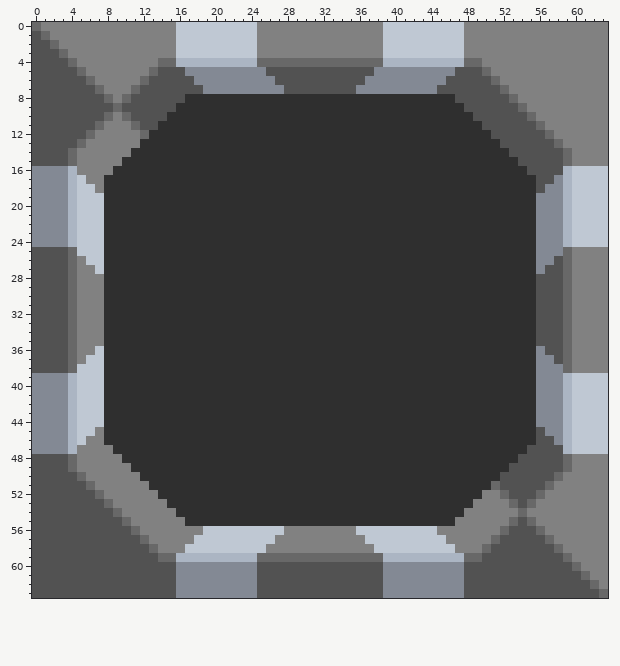
File history of a pixel-art sprite, sprites/blocks/drills/stroke-drill.png. The first picture shows the starting point.
The file is 64x64 pixels.
Now the later version:
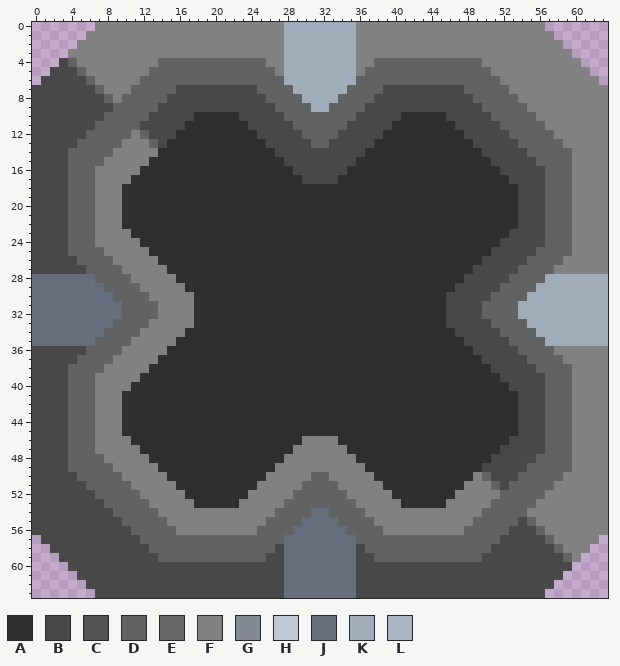
Palette (. is transparent): A #2f2f2f  B #484848  C #525252  D #626262  E #686868  F #818181  G #838994  H #bfc8d3  J #666e7e  K #a0acba  L #abb5c3
What changed:
Changed rows in their new state; - is an unchanged pixel.
first column x 0:
 0 .......---------FFFFFFFFF---KKKKKKKK---FFFFFFFFF---------.......
 1 ......----------FFFFFFFFF---KKKKKKKK---FFFFFFFFF----------......
 2 .....-----------FFFFFFFFF---KKKKKKKK---FFFFFFFFF-----------.....
 3 ....------------FFFFFFFFF---KKKKKKKK---FFFFFFFFF------------....
 4 ...BD---------DDDDDDDDDDDDFFKKKKKKKKFFDDDDDDDDDDDD-----------...
 5 ..BBBD-------DDDDDDDDDDDDDDFKKKKKKKKFDDDDDDDDDDDDDD-----------..
 6 .BBBBBD-----DDDDDDDDDDDDDDDDKKKKKKKKDDDDDDDDDDDDDDDD-----------.
 7 BBBBBBBD---DDDDDBBBBBBBBBDDDDKKKKKKDDDDBBBBBBBBBDDDDD-----------
 8 BBBBBBBBD-DDDDDBBBBBBBBBBBDDDDKKKKDDDDBBBBBBBBBBBDDDDD----------
 9 BBBBBBBBBDDDDDBBBBBBBBBBBBBDDDDKKDDDDBBBBBBBBBBBBBDDDDD---------
10 BBBBBBBBDDDDDBBBBB-----BBBBBDDDDDDDDBBBBB-----BBBBBDDDDD--------
11 BBBBBBBDDDDDBBBBB-------BBBBBDDDDDDBBBBB-------BBBBBDDDDD-------
12 BBBBBBDDDDD-DBBB---------BBBBBDDDDBBBBB---------BBBBBDDDDD------
13 BBBBBDDDDD--FDB-----------BBBBBDDBBBBB-----------BBBBBDDDDD-----
14 BBBBDDDDD--FFF-------------BBBBBBBBBB-------------BBBBBDDDDD----
15 BBBBDDDD--FFF---------------BBBBBBBB---------------BBBBBDDDD----
16 BBBBDDD--FFF-----------------BBBBBB-----------------BBBBBDDDFFFF
17 BBBBDDD-FFF-------------------BBBB-------------------BBBBDDDFFFF
18 BBBBDDD-FF--------------------------------------------BBBDDDFFFF
19 BBBBDDDFFF--------------------------------------------BBBDDDFFFF
20 BBBBDDDFFF--------------------------------------------BBBDDDFFFF
21 BBBBDDDFFF--------------------------------------------BBBDDDFFFF
22 BBBBDDDFFF--------------------------------------------BBBDDDFFFF
23 BBBBDDDFFFF------------------------------------------BBBBDDDFFFF
24 BBBBDDDFFFFF----------------------------------------BBBBBDDDFFFF
25 BBBBDDDDFFFFF--------------------------------------BBBBBDDDD----
26 BBBBBDDDDFFFFF------------------------------------BBBBBDDDDF----
27 BBBBBBDDDDFFFFF----------------------------------BBBBBDDDDFF----
28 JJJJJJJDDDDFFFFF--------------------------------BBBBBDDDDKKKKKKK
29 JJJJJJJJDDDDFFFFF------------------------------BBBBBDDDDKKKKKKKK
30 JJJJJJJJJDDDDFFFFF----------------------------BBBBBDDDDKKKKKKKKK
31 JJJJJJJJJJDDDDFFFF----------------------------BBBBDDDDKKKKKKKKKK
32 JJJJJJJJJJDDDDFFFF----------------------------BBBBDDDDKKKKKKKKKK
33 JJJJJJJJJDDDDFFFFF----------------------------BBBBBDDDDKKKKKKKKK
34 JJJJJJJJDDDDFFFFF------------------------------BBBBBDDDDKKKKKKKK
35 JJJJJJJDDDDFFFFF--------------------------------BBBBBDDDDKKKKKKK
36 BBBBBBDDDDFFFFF----------------------------------BBBBBDDDDFF----
37 BBBBBDDDDFFFFF------------------------------------BBBBBDDDDF----
38 BBBBDDDDFFFFF--------------------------------------BBBBBDDDD----
39 BBBBDDDFFFFF----------------------------------------BBBBBDDDFFFF
40 BBBBDDDFFFF------------------------------------------BBBBDDDFFFF
41 BBBBDDDFFF--------------------------------------------BBBDDDFFFF
42 BBBBDDDFFF--------------------------------------------BBBDDDFFFF
43 BBBBDDDFFF--------------------------------------------BBBDDDFFFF
44 BBBBDDDFFF--------------------------------------------BBBDDDFFFF
45 BBBBDDD-FF--------------------------------------------BBBDDDFFFF
46 BBBBDDD-FFF-------------------FFFF-------------------BBBBDDDFFFF
47 BBBBDDD--FFF-----------------FFFFFF-----------------BBBBBDDDFFFF
48 BBBBDDDD--FFF---------------FFFFFFFF---------------BBBBBDDDD----
49 BBBBDDDDD--FFF-------------FFFFFFFFFF-------------BBBBBDDDDD----
50 BBBBBDDDDD--FFF-----------FFFFFDDFFFFF-----------FDBBBDDDDD-----
51 BBBBBBDDDDD--FFF---------FFFFFDDDDFFFFF---------FFFDBDDDDD------
52 BBBBBBBDDDDD--FFF-------FFFFFDDDDDDFFFFF-------FFF--DDDDD-------
53 BBBBBBBBDDDDD--FFF-----FFFFFDDDDDDDDFFFFF-----FFF--DDDDD--------
54 BBBBBBBBBDDDDD--FFFFFFFFFFFDDDDJJDDDDFFFFFFFFFFF--DDDDD---------
55 BBBBBBBBBBDDDDD--FFFFFFFFFDDDDJJJJDDDDFFFFFFFFF--DDDDDBD--------
56 BBBBBBBBBBBDDDDD---FFFFFFDDDDJJJJJJDDDDFFFFFF---DDDDDBBBD-------
57 .BBBBBBBBBBBDDDDDDDDDDDDDDDDJJJJJJJJDDDDDDDDDDDDDDDDBBBBBD-----.
58 ..BBBBBBBBBBBDDDDDDDDDDDDDDBJJJJJJJJBDDDDDDDDDDDDDDBBBBBBBD---..
59 ...BBBBBBBBBBBDDDDDDDDDDDDBBJJJJJJJJBBDDDDDDDDDDDDBBBBBBBBBD-...
60 ....BBBBBBBBBBBBBBBBBBBBBBBBJJJJJJJJBBBBBBBBBBBBBBBBBBBBBBBB....
61 .....BBBBBBBBBBBBBBBBBBBBBBBJJJJJJJJBBBBBBBBBBBBBBBBBBBBBBB.....
62 ......BBBBBBBBBBBBBBBBBBBBBBJJJJJJJJBBBBBBBBBBBBBBBBBBBBBB......
63 .......BBBBBBBBBBBBBBBBBBBBBJJJJJJJJBBBBBBBBBBBBBBBBBBBBB.......
Boxes around the changes in both pictures, in picture pixels (x1, y1, x2, y2):
changed: (32, 22, 608, 598)
